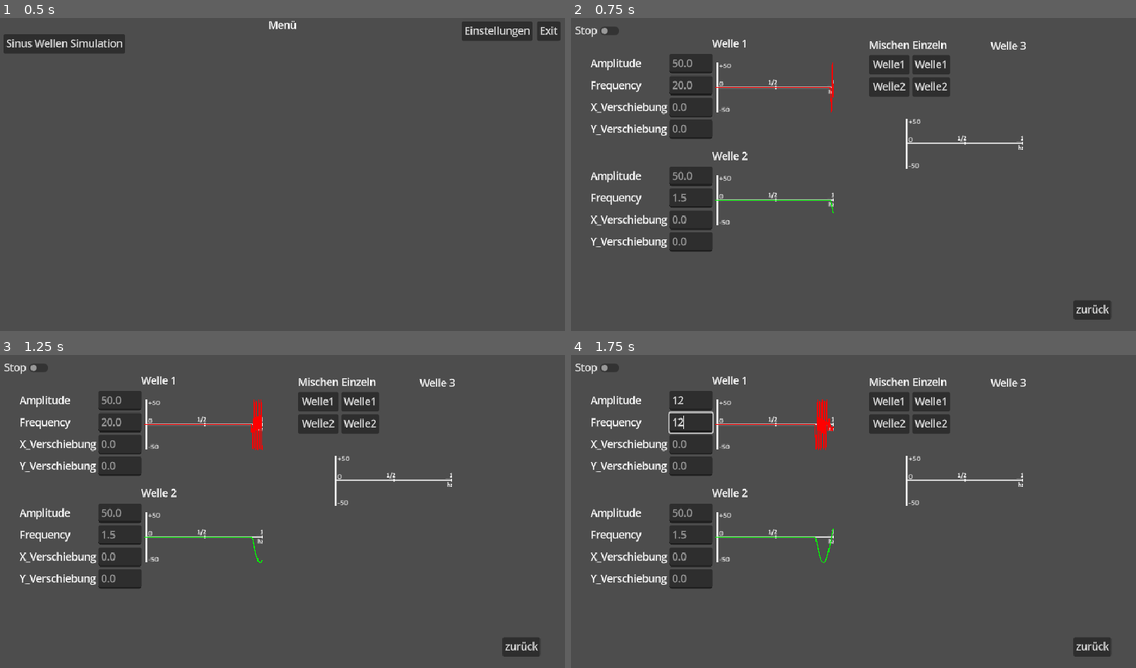
Above: before the commit, frames 1-4 (two rows, left to right).
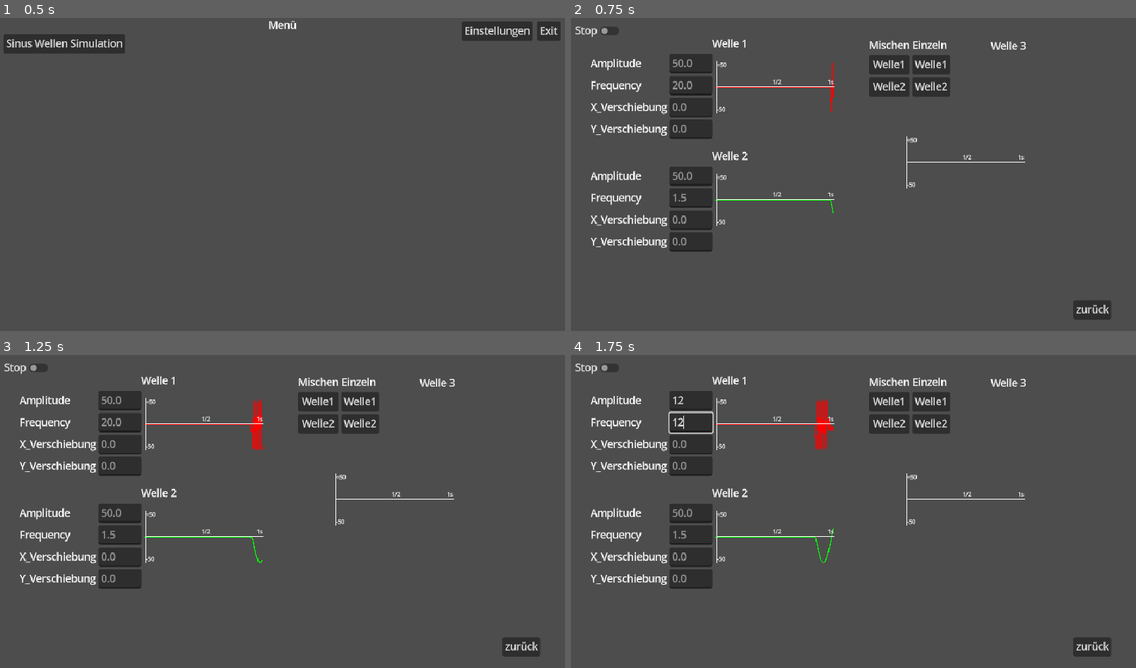
Above: after the commit, the same moments.

Repository: Beginner090902/MeineBastelEcke
Game: Godot game, scene res://Hauptmenü/hauptmenü.tscn
The game is run twice, just before and just after one commit, with the same random seed, the same clock (stepped at 60 frames per second) and the same inputs.
Inputs (mouse positions are in pixels of both pictures, inside the frame that each line leads up to):
- Up to frame 1 (0.5 s): no input
- Up to frame 2 (0.75 s): click "Sinus Wellen Simulation" at 0.5 s
- Up to frame 3 (1.25 s): no input
- Up to frame 4 (1.75 s): click (689, 398) at 1.27 s; type "12" at 1.35 s; click (689, 420) at 1.5 s; type "12" at 1.58 s; click (689, 442) at 1.73 s

Frame 1 is identical in both runs. In frame 2, 0.8% of the frame differs, in the area x 25-81%, y 13-67%; in frame 3, 0.8%; in frame 4, 0.8%.

Commit message:
change scala bild durch eins das scaliert

Diff:
--- a/Sinus-Simulation/kurvenbereich.tscn
+++ b/Sinus-Simulation/kurvenbereich.tscn
@@ -1,9 +1,8 @@
-[gd_scene load_steps=15 format=3 uid="uid://c6w2llwaw2d3u"]
+[gd_scene load_steps=16 format=3 uid="uid://c6w2llwaw2d3u"]
 
 [ext_resource type="Script" uid="uid://dgeb7keo48lkf" path="res://Sinus-Simulation/Sinus-Wellen-Simulaton.gd" id="1_4dnlt"]
 [ext_resource type="Script" uid="uid://cwjrrvlspox5q" path="res://Sinus-Simulation/simulation_stoppen_button.gd" id="2_54x1t"]
 [ext_resource type="PackedScene" uid="uid://bvbscjgvy6ius" path="res://Sinus-Simulation/sinus_1.tscn" id="2_c04v5"]
-[ext_resource type="Texture2D" uid="uid://cju7vanscyqst" path="res://Sinus-Simulation/Scala-bild.png" id="3_l7bv2"]
 [ext_resource type="Script" uid="uid://dtnf284a7e6nx" path="res://Sinus-Simulation/sinus_2.gd" id="3_wifh4"]
 [ext_resource type="Script" uid="uid://dns8g73gy4w1b" path="res://Sinus-Simulation/sinus_1+2.gd" id="4_23w5p"]
 [ext_resource type="Script" uid="uid://cpw6s7ow8xyef" path="res://Sinus-Simulation/welle_1_button.gd" id="5_28wuw"]
@@ -14,6 +13,12 @@
 [ext_resource type="Script" uid="uid://dq7dklabqqhlb" path="res://Sinus-Simulation/zurück_button.gd" id="7_c04v5"]
 [ext_resource type="Script" uid="uid://cqwnv5q0jqvgt" path="res://Sinus-Simulation/welle_2_einzeln_button.gd" id="8_23w5p"]
 
+[sub_resource type="StyleBoxFlat" id="StyleBoxFlat_54x1t"]
+bg_color = Color(1, 1, 1, 1)
+
+[sub_resource type="Theme" id="Theme_54x1t"]
+default_font_size = 11
+
 [sub_resource type="StyleBoxFlat" id="StyleBoxFlat_7fwq1"]
 bg_color = Color(1, 0, 0, 1)
 
@@ -96,11 +101,79 @@
 scale = Vector2(0.8, 0.8)
 default_color = Color(1, 0, 0, 1)
 
-[node name="Scala-bild" type="Sprite2D" parent="Sinus1bereich/Control"]
-show_behind_parent = true
-position = Vector2(294, -85)
-scale = Vector2(0.8, 0.8)
-texture = ExtResource("3_l7bv2")
+[node name="Scala-Control" type="Control" parent="Sinus1bereich/Control"]
+layout_mode = 3
+anchors_preset = 0
+offset_left = 200.0
+offset_top = -138.0
+offset_right = 435.0
+offset_bottom = -38.0
+scale = Vector2(0.8, 0.8)
+pivot_offset = Vector2(0, 50)
+
+[node name="1_2" type="Label" parent="Sinus1bereich/Control/Scala-Control"]
+layout_mode = 2
+offset_left = 112.0
+offset_top = 34.0
+offset_right = 137.0
+offset_bottom = 56.3333
+scale = Vector2(0.7, 0.7)
+size_flags_horizontal = 4
+size_flags_vertical = 8
+text = "1/2"
+
+[node name="1s" type="Label" parent="Sinus1bereich/Control/Scala-Control"]
+offset_left = 222.0
+offset_top = 34.0
+offset_right = 247.0
+offset_bottom = 56.3333
+scale = Vector2(0.7, 0.7)
+size_flags_horizontal = 4
+size_flags_vertical = 8
+text = "1s"
+
+[node name="hbox" type="HBoxContainer" parent="Sinus1bereich/Control/Scala-Control"]
+layout_mode = 0
+offset_right = 40.0
+offset_bottom = 104.0
+theme_override_constants/separation = 0
+
+[node name="Panel" type="Panel" parent="Sinus1bereich/Control/Scala-Control/hbox"]
+custom_minimum_size = Vector2(2, 100)
+layout_mode = 2
+size_flags_horizontal = 0
+theme_override_styles/panel = SubResource("StyleBoxFlat_54x1t")
+
+[node name="VBoxContainer" type="VBoxContainer" parent="Sinus1bereich/Control/Scala-Control/hbox"]
+layout_mode = 2
+theme_override_constants/separation = 0
+
+[node name="+50" type="Label" parent="Sinus1bereich/Control/Scala-Control/hbox/VBoxContainer"]
+layout_mode = 2
+size_flags_horizontal = 0
+size_flags_vertical = 0
+theme = SubResource("Theme_54x1t")
+text = "+50"
+
+[node name="HBoxContainer" type="HBoxContainer" parent="Sinus1bereich/Control/Scala-Control/hbox/VBoxContainer"]
+layout_mode = 2
+size_flags_horizontal = 4
+size_flags_vertical = 8
+theme_override_constants/separation = 0
+
+[node name="Panel2" type="Panel" parent="Sinus1bereich/Control/Scala-Control/hbox/VBoxContainer"]
+custom_minimum_size = Vector2(235, 2)
+layout_mode = 2
+size_flags_horizontal = 0
+size_flags_vertical = 6
+theme_override_styles/panel = SubResource("StyleBoxFlat_54x1t")
+
+[node name="-50" type="Label" parent="Sinus1bereich/Control/Scala-Control/hbox/VBoxContainer"]
+layout_mode = 2
+size_flags_horizontal = 0
+size_flags_vertical = 0
+theme = SubResource("Theme_54x1t")
+text = "-50"
 
 [node name="Sinus2bereich" type="VBoxContainer" parent="."]
 layout_mode = 0
@@ -165,11 +238,79 @@
 default_color = Color(0, 1, 0, 1)
 script = ExtResource("3_wifh4")
 
-[node name="Scala-bild" type="Sprite2D" parent="Sinus2bereich/Control"]
-show_behind_parent = true
-position = Vector2(294, -85)
-scale = Vector2(0.8, 0.8)
-texture = ExtResource("3_l7bv2")
+[node name="Scala-Control" type="Control" parent="Sinus2bereich/Control"]
+layout_mode = 3
+anchors_preset = 0
+offset_left = 200.0
+offset_top = -138.0
+offset_right = 435.0
+offset_bottom = -38.0
+scale = Vector2(0.8, 0.8)
+pivot_offset = Vector2(0, 50)
+
+[node name="1_2" type="Label" parent="Sinus2bereich/Control/Scala-Control"]
+layout_mode = 2
+offset_left = 112.0
+offset_top = 34.0
+offset_right = 137.0
+offset_bottom = 56.3333
+scale = Vector2(0.7, 0.7)
+size_flags_horizontal = 4
+size_flags_vertical = 8
+text = "1/2"
+
+[node name="1s" type="Label" parent="Sinus2bereich/Control/Scala-Control"]
+offset_left = 222.0
+offset_top = 34.0
+offset_right = 247.0
+offset_bottom = 56.3333
+scale = Vector2(0.7, 0.7)
+size_flags_horizontal = 4
+size_flags_vertical = 8
+text = "1s"
+
+[node name="hbox" type="HBoxContainer" parent="Sinus2bereich/Control/Scala-Control"]
+layout_mode = 0
+offset_right = 40.0
+offset_bottom = 104.0
+theme_override_constants/separation = 0
+
+[node name="Panel" type="Panel" parent="Sinus2bereich/Control/Scala-Control/hbox"]
+custom_minimum_size = Vector2(2, 100)
+layout_mode = 2
+size_flags_horizontal = 0
+theme_override_styles/panel = SubResource("StyleBoxFlat_54x1t")
+
+[node name="VBoxContainer" type="VBoxContainer" parent="Sinus2bereich/Control/Scala-Control/hbox"]
+layout_mode = 2
+theme_override_constants/separation = 0
+
+[node name="+50" type="Label" parent="Sinus2bereich/Control/Scala-Control/hbox/VBoxContainer"]
+layout_mode = 2
+size_flags_horizontal = 0
+size_flags_vertical = 0
+theme = SubResource("Theme_54x1t")
+text = "+50"
+
+[node name="HBoxContainer" type="HBoxContainer" parent="Sinus2bereich/Control/Scala-Control/hbox/VBoxContainer"]
+layout_mode = 2
+size_flags_horizontal = 4
+size_flags_vertical = 8
+theme_override_constants/separation = 0
+
+[node name="Panel2" type="Panel" parent="Sinus2bereich/Control/Scala-Control/hbox/VBoxContainer"]
+custom_minimum_size = Vector2(235, 2)
+layout_mode = 2
+size_flags_horizontal = 0
+size_flags_vertical = 6
+theme_override_styles/panel = SubResource("StyleBoxFlat_54x1t")
+
+[node name="-50" type="Label" parent="Sinus2bereich/Control/Scala-Control/hbox/VBoxContainer"]
+layout_mode = 2
+size_flags_horizontal = 0
+size_flags_vertical = 0
+theme = SubResource("Theme_54x1t")
+text = "-50"
 
 [node name="Sinus1+2bereich" type="VBoxContainer" parent="."]
 layout_mode = 0
@@ -182,29 +323,97 @@
 layout_mode = 2
 
 [node name="Sinus1+2" parent="Sinus1+2bereich/Control" instance=ExtResource("2_c04v5")]
-position = Vector2(60, 170)
+position = Vector2(60, 200)
 scale = Vector2(0.8, 0.8)
 width = 4.0
 default_color = Color(2.5028e-06, 0.510523, 0.458261, 1)
 script = ExtResource("4_23w5p")
 
 [node name="Sinus1" parent="Sinus1+2bereich/Control" instance=ExtResource("2_c04v5")]
-position = Vector2(60, 170)
+position = Vector2(60, 200)
 scale = Vector2(0.8, 0.8)
 default_color = Color(1, 0, 0, 0.392157)
 script = ExtResource("5_yetfu")
 
 [node name="Sinus2" parent="Sinus1+2bereich/Control" instance=ExtResource("2_c04v5")]
-position = Vector2(60, 170)
+position = Vector2(60, 200)
 scale = Vector2(0.8, 0.8)
 default_color = Color(0, 1, 0, 0.392157)
 script = ExtResource("6_l7bv2")
 
-[node name="Scala-bild" type="Sprite2D" parent="Sinus1+2bereich/Control"]
-show_behind_parent = true
-position = Vector2(152, 170)
-scale = Vector2(0.8, 0.8)
-texture = ExtResource("3_l7bv2")
+[node name="Scala-Control" type="Control" parent="Sinus1+2bereich/Control"]
+layout_mode = 3
+anchors_preset = 0
+offset_left = 60.0
+offset_top = 148.0
+offset_right = 295.0
+offset_bottom = 248.0
+scale = Vector2(0.8, 0.8)
+pivot_offset = Vector2(0, 50)
+
+[node name="1_2" type="Label" parent="Sinus1+2bereich/Control/Scala-Control"]
+layout_mode = 2
+offset_left = 112.0
+offset_top = 34.0
+offset_right = 137.0
+offset_bottom = 56.3333
+scale = Vector2(0.7, 0.7)
+size_flags_horizontal = 4
+size_flags_vertical = 8
+text = "1/2"
+
+[node name="1s" type="Label" parent="Sinus1+2bereich/Control/Scala-Control"]
+offset_left = 222.0
+offset_top = 34.0
+offset_right = 247.0
+offset_bottom = 56.3333
+scale = Vector2(0.7, 0.7)
+size_flags_horizontal = 4
+size_flags_vertical = 8
+text = "1s"
+
+[node name="hbox" type="HBoxContainer" parent="Sinus1+2bereich/Control/Scala-Control"]
+layout_mode = 0
+offset_right = 40.0
+offset_bottom = 104.0
+theme_override_constants/separation = 0
+
+[node name="Panel" type="Panel" parent="Sinus1+2bereich/Control/Scala-Control/hbox"]
+custom_minimum_size = Vector2(2, 100)
+layout_mode = 2
+size_flags_horizontal = 0
+theme_override_styles/panel = SubResource("StyleBoxFlat_54x1t")
+
+[node name="VBoxContainer" type="VBoxContainer" parent="Sinus1+2bereich/Control/Scala-Control/hbox"]
+layout_mode = 2
+theme_override_constants/separation = 0
+
+[node name="+50" type="Label" parent="Sinus1+2bereich/Control/Scala-Control/hbox/VBoxContainer"]
+layout_mode = 2
+size_flags_horizontal = 0
+size_flags_vertical = 0
+theme = SubResource("Theme_54x1t")
+text = "+50"
+
+[node name="HBoxContainer" type="HBoxContainer" parent="Sinus1+2bereich/Control/Scala-Control/hbox/VBoxContainer"]
+layout_mode = 2
+size_flags_horizontal = 4
+size_flags_vertical = 8
+theme_override_constants/separation = 0
+
+[node name="Panel2" type="Panel" parent="Sinus1+2bereich/Control/Scala-Control/hbox/VBoxContainer"]
+custom_minimum_size = Vector2(235, 2)
+layout_mode = 2
+size_flags_horizontal = 0
+size_flags_vertical = 6
+theme_override_styles/panel = SubResource("StyleBoxFlat_54x1t")
+
+[node name="-50" type="Label" parent="Sinus1+2bereich/Control/Scala-Control/hbox/VBoxContainer"]
+layout_mode = 2
+size_flags_horizontal = 0
+size_flags_vertical = 0
+theme = SubResource("Theme_54x1t")
+text = "-50"
 
 [node name="Label" type="Label" parent="Sinus1+2bereich"]
 layout_mode = 2
@@ -261,14 +470,6 @@
 offset_bottom = 481.0
 text = "zurück"
 script = ExtResource("7_c04v5")
-
-[node name="Control" type="Control" parent="."]
-layout_mode = 3
-anchors_preset = 0
-offset_left = 639.0
-offset_top = 349.0
-offset_right = 639.0
-offset_bottom = 349.0
 
 [connection signal="pressed" from="HBoxContainer/Simulation-stoppen-button" to="HBoxContainer/Simulation-stoppen-button" method="_on_pressed"]
 [connection signal="text_changed" from="Sinus1bereich/Text_Eingabe/Amp_Eingabe1" to="Sinus1bereich/Control/Sinus1" method="_on_amp_eingabe_1_text_changed"]
Binary file changed: Sinus-Simulation/Scala-bild.png
